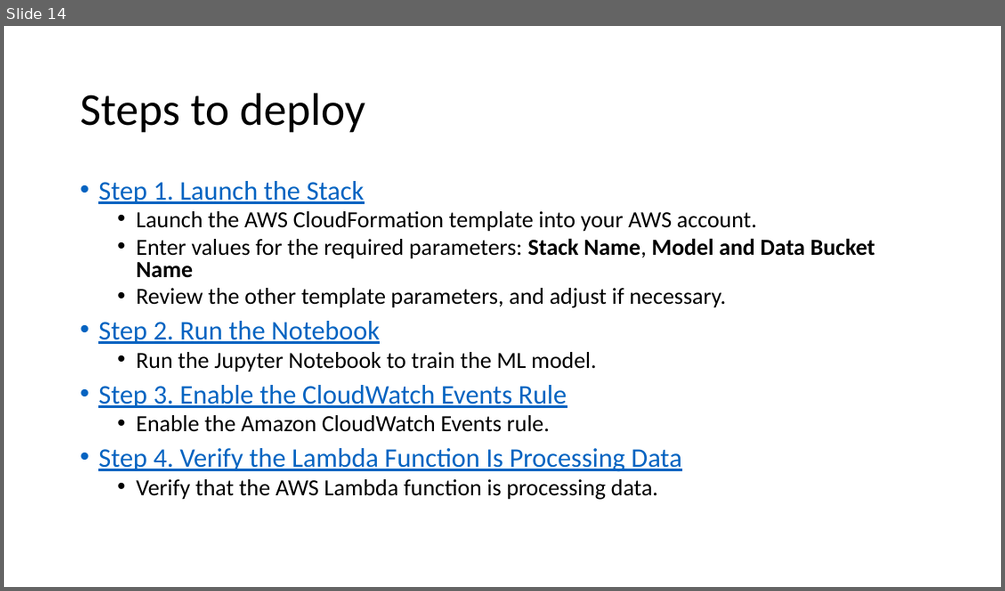
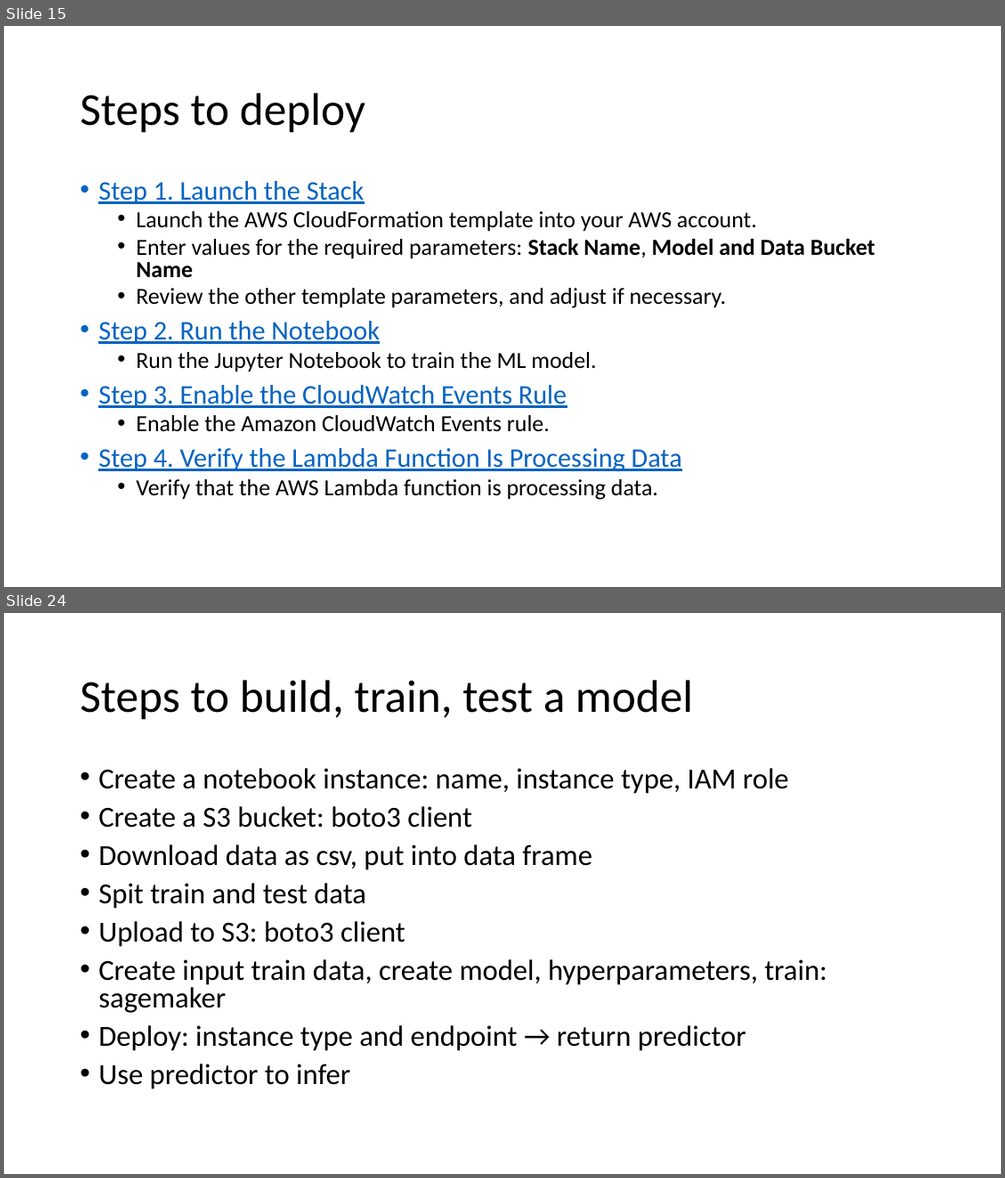
Before and after one commit to xuan0802/iot_slide, a slide deck: IoT analytics.pptx. Shown one above the other, each under a label of ours: slide 14 before the commit, slides 15 and 24 after it; the slides between them are not shown. The pictures are 1005x591 and 1005x1178 pixels, drawn with LibreOffice and Linux fonts; fonts in the diff are those of the drawing. Boxes give left, top, right and bottom in pixels: in the first picture for what was removed or moved away, otherwise in the second. Text is boxed around its words. In the diff, an @@ line names an element or a change of style, - is before the commit and + after.

```diff
--- a/IoT analytics.pptx
+++ b/IoT analytics.pptx
@@ slide 24 added at (4,613,1001,1174), background #FFFFFF @@
@@ title added at (80,680,693,720), 44 pt, text #000000 @@
+Steps to build, train, test a model
@@ text added at (98,768,827,1089), 28 pt, text #000000 @@
+• Create a notebook instance: name, instance type, IAM role
+• Create a S3 bucket: boto3 client
+• Download data as csv, put into data frame
+• Spit train and test data
+• Upload to S3: boto3 client
+• Create input train data, create model, hyperparameters, train: sagemaker
+• Deploy: instance type and endpoint → return predictor
+• Use predictor to infer
@@ what was slide 14 is now slide 15 @@
```
Also in this commit, not shown: 1 slide changed, 9 other slides added, 1 other file.
